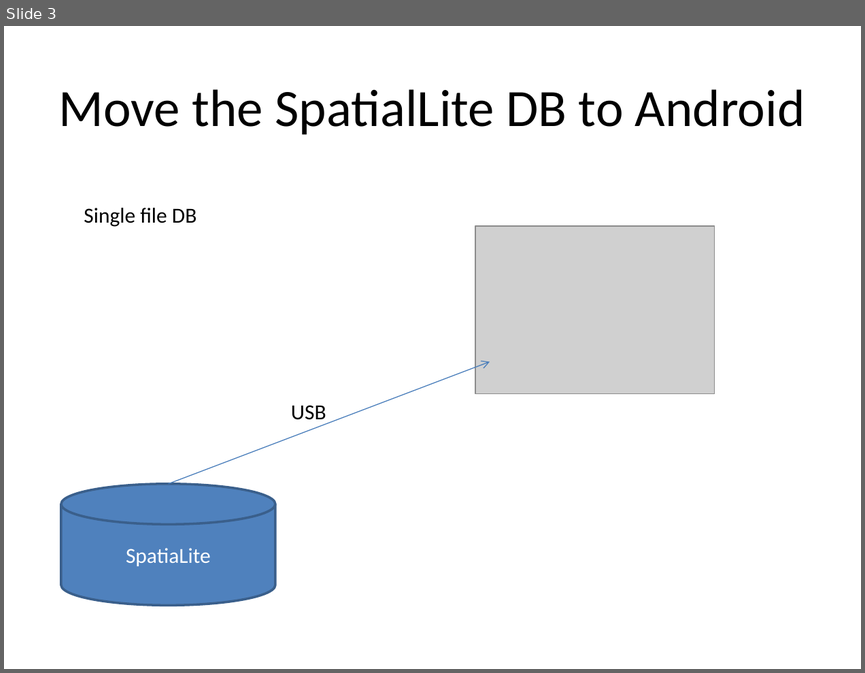
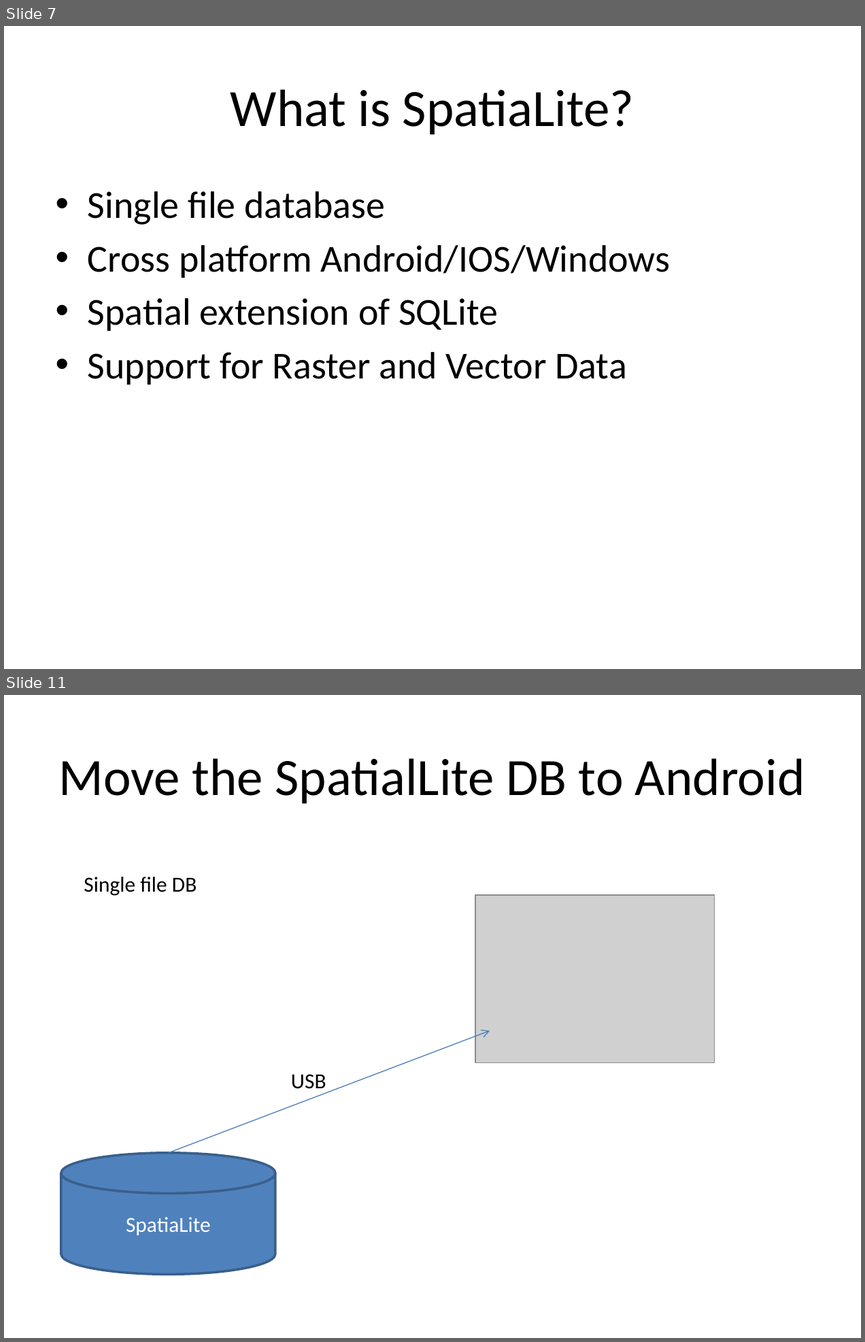
Before and after one commit to mebrookbank/airpic, a slide deck: airpic.pptx. Shown one above the other, each under a label of ours: slide 3 before the commit, slides 7 and 11 after it; the slides between them are not shown. The pictures are 865x673 and 865x1342 pixels, drawn with LibreOffice and Linux fonts; fonts in the diff are those of the drawing; grey boxes stand for pictures. Boxes give left, top, right and bottom in pixels: in the first picture for what was removed or moved away, otherwise in the second. Text is boxed around its words. In the diff, an @@ line names an element or a change of style, - is before the commit and + after.

```diff
--- a/airpic.pptx
+++ b/airpic.pptx
@@ slide 7 added at (4,26,861,669), background #FFFFFF @@
@@ title added at (230,89,634,135), 44 pt, text #000000 @@
+What is SpatiaLite?
@@ text added at (88,191,670,384), 32 pt, text #000000 @@
+• Single file database
+• Cross platform Android/IOS/Windows
+• Spatial extension of SQLite
+• Support for Raster and Vector Data
@@ what was slide 3 is now slide 11 @@
```
Also in this commit, not shown: 2 slides changed, 7 other slides added.
